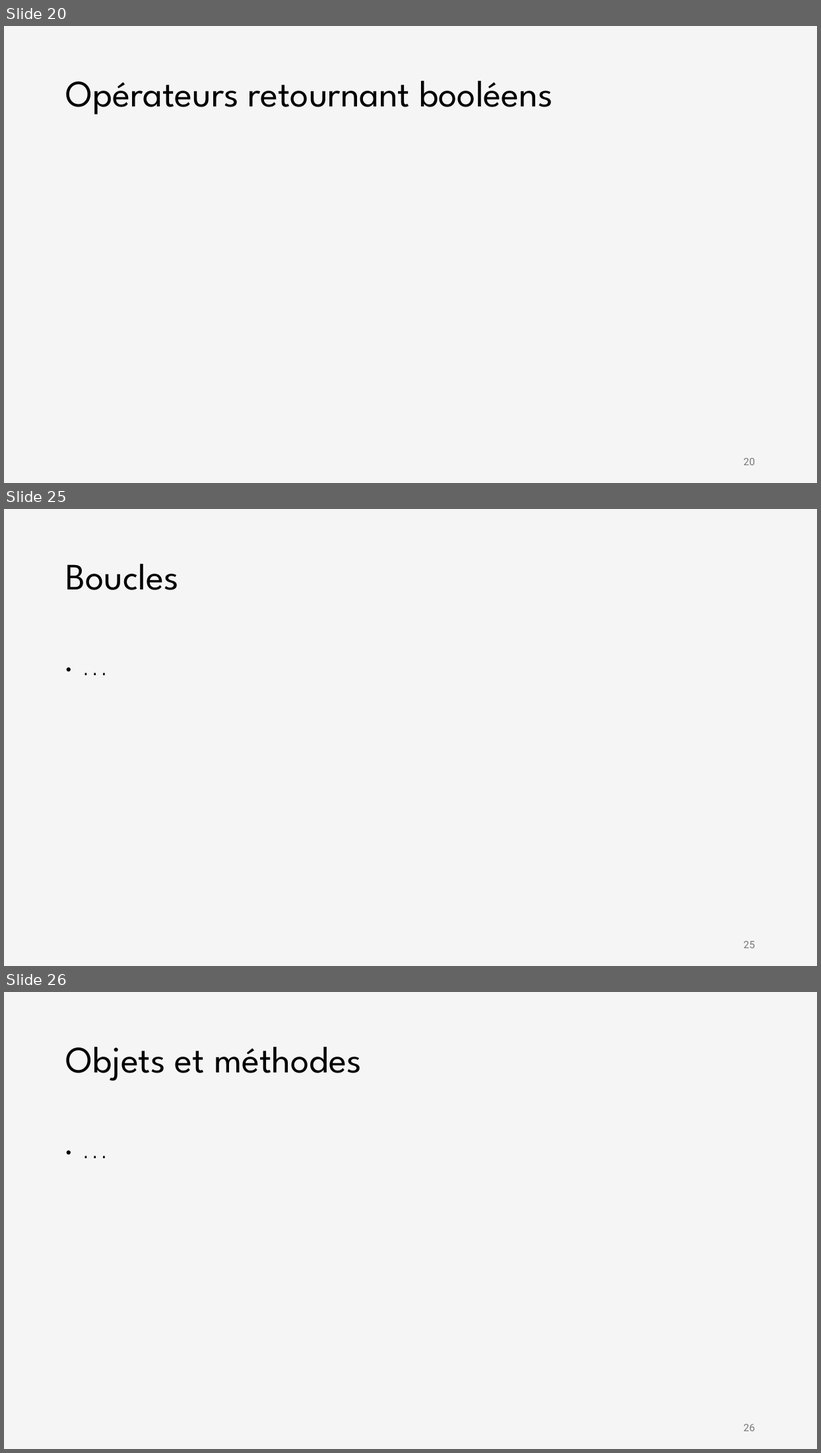
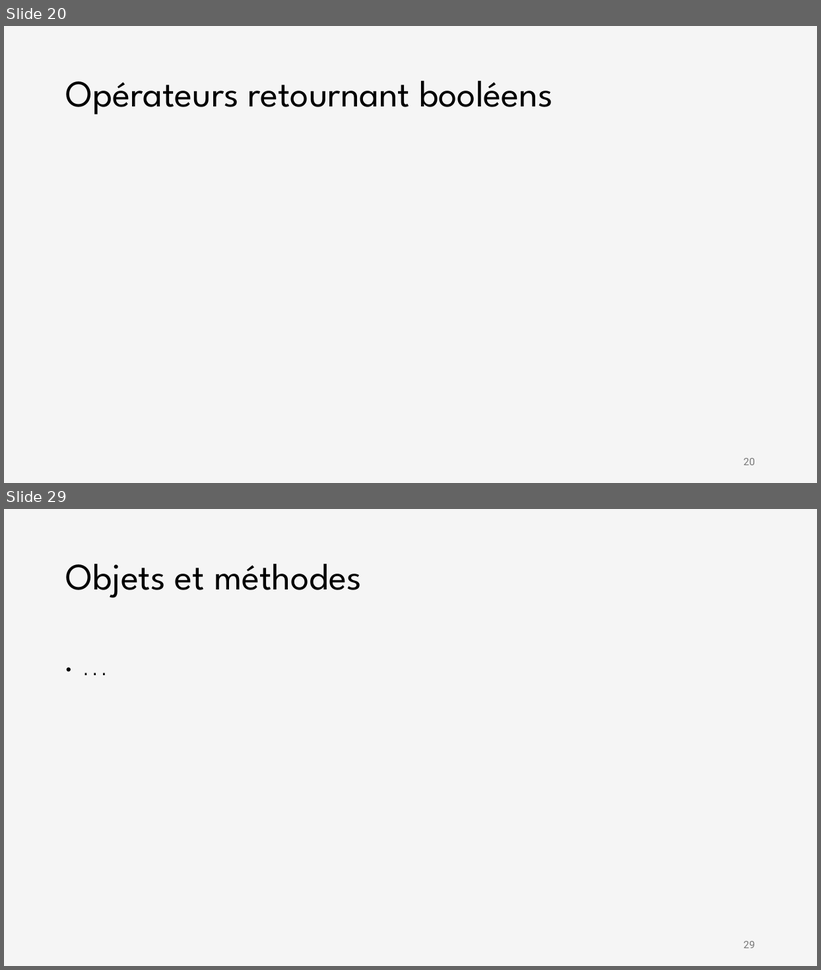
Before and after one commit to iannickgagnon/sagedays_iannick_2026, a slide deck: python_1/presentation_python_1.pptx. Shown one above the other, each under a label of ours: slides 20, 25 and 26 before the commit, slides 20 and 29 after it; the slides between them are not shown. The pictures are 821x1453 and 821x970 pixels, drawn with LibreOffice and Linux fonts; fonts in the diff are those of the drawing; grey boxes stand for pictures. Boxes give left, top, right and bottom in pixels: in the first picture for what was removed or moved away, otherwise in the second. Text is boxed around its words. In the diff, an @@ line names an element or a change of style, - is before the commit and + after.

```diff
--- a/python_1/presentation_python_1.pptx
+++ b/python_1/presentation_python_1.pptx
@@ slide 25 removed at (4,509,817,966), background #F5F5F5 @@
@@ title removed at (66,564,179,590) @@
-Boucles
@@ text removed at (60,631,762,921) @@
-• ...
@@ page number removed at (744,941,755,949) @@
-25
@@ what was slide 26 is now slide 29 @@
@@ page number at (744,941,755,949): text changed @@
-26
+29
```
Also in this commit, not shown: 6 slides changed, 4 slides added.
